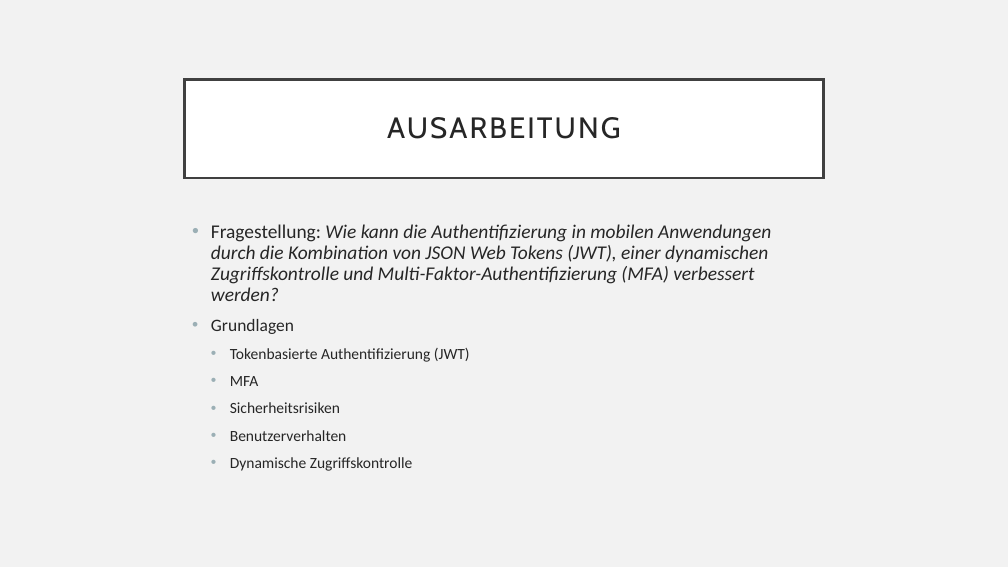
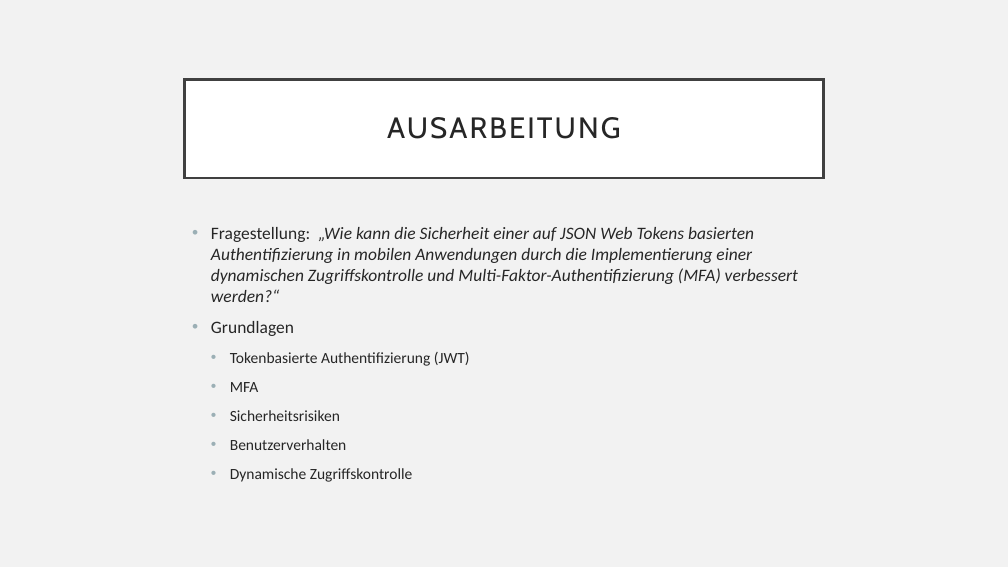
Before and after one commit to MGrunsch/Cyber-Project, a slide deck: slide 7 of Projektvorbereitung/Projektvorbereitung.pptx. Drawn at 1008x567 pixels with LibreOffice and Linux fonts; fonts in the diff are those of the drawing. Boxes give left, top, right and bottom in pixels: in the first picture for what was removed or moved away, otherwise in the second. Text is boxed around its words. In the diff, an @@ line names an element or a change of style, - is before the commit and + after.

```diff
--- a/Projektvorbereitung/Projektvorbereitung.pptx
+++ b/Projektvorbereitung/Projektvorbereitung.pptx
@@ text at <box>211,227,798,302</box>: text changed; size 18.5 to 16.6 pt @@
-• Fragestellung: Wie kann die Authentifizierung in mobilen Anwendungen durch die Kombination von JSON Web Tokens (JWT), einer dynamischen Zugriffskontrolle und Multi-Faktor-Authentifizierung (MFA) verbessert werden?
+• Fragestellung: „Wie kann die Sicherheit einer auf JSON Web Tokens basierten Authentifizierung in mobilen Anwendungen durch die Implementierung einer dynamischen Zugriffskontrolle und Multi-Faktor-Authentifizierung (MFA) verbessert werden?“
@@ text at <box>211,321,470,482</box>: line spacing 0.9 to 1 @@
```
Also in this commit, not shown: 3 other slides changed, 1 other file.
